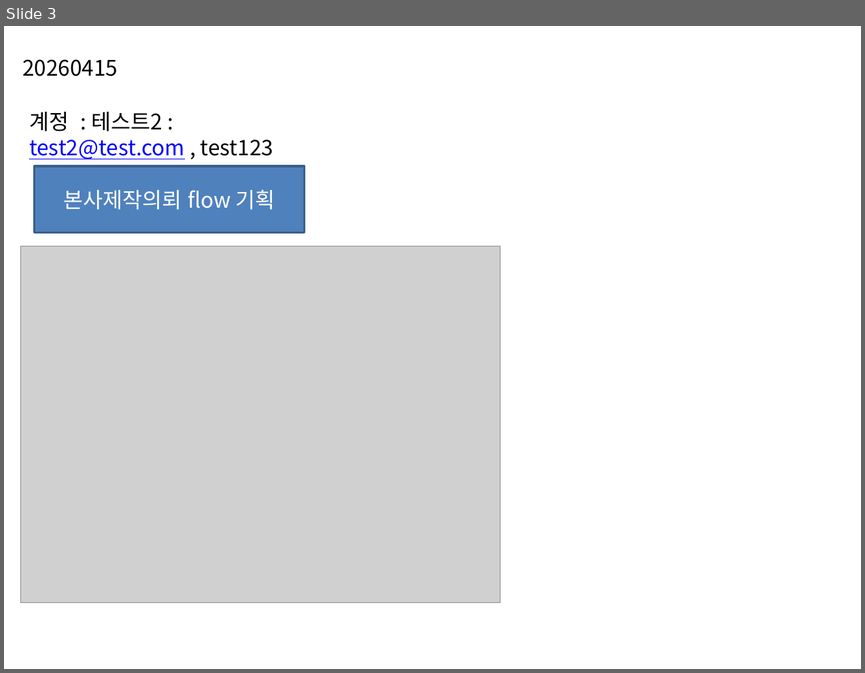
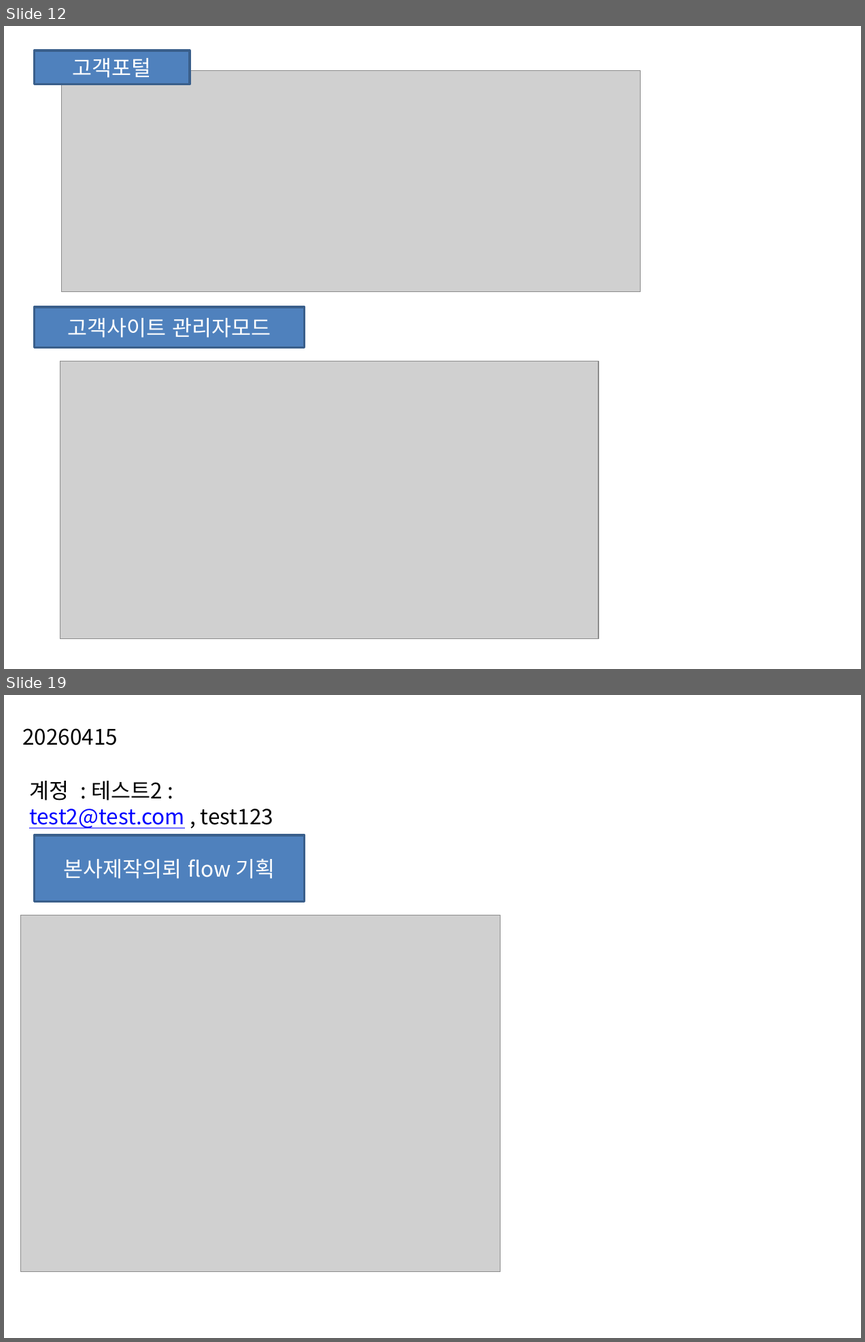
Before and after one commit to oksusoo1/homepageDev, a slide deck: My-plaform.pptx. Shown one above the other, each under a label of ours: slide 3 before the commit, slides 12 and 19 after it; the slides between them are not shown. The pictures are 865x673 and 865x1342 pixels, drawn with LibreOffice and Linux fonts; fonts in the diff are those of the drawing; grey boxes stand for pictures. Boxes give left, top, right and bottom in pixels: in the first picture for what was removed or moved away, otherwise in the second. Text is boxed around its words. In the diff, an @@ line names an element or a change of style, - is before the commit and + after.

```diff
--- a/My-plaform.pptx
+++ b/My-plaform.pptx
@@ slide 12 added at [4, 26, 861, 669], background #FFFFFF @@
@@ rectangle added at [34, 51, 189, 84], fill #4F81BD, outline #3A5F8C 2 pt, 18 pt, text #FFFFFF @@
+고객포털
@@ picture added at [61, 71, 640, 292] @@
@@ rectangle added at [34, 307, 304, 347], fill #4F81BD, outline #3A5F8C 2 pt, 18 pt, text #FFFFFF @@
+고객사이트 관리자모드
@@ picture added at [60, 361, 598, 639] @@
@@ what was slide 3 is now slide 19 @@
```
Also in this commit, not shown: 15 other slides added, 8 other files.
